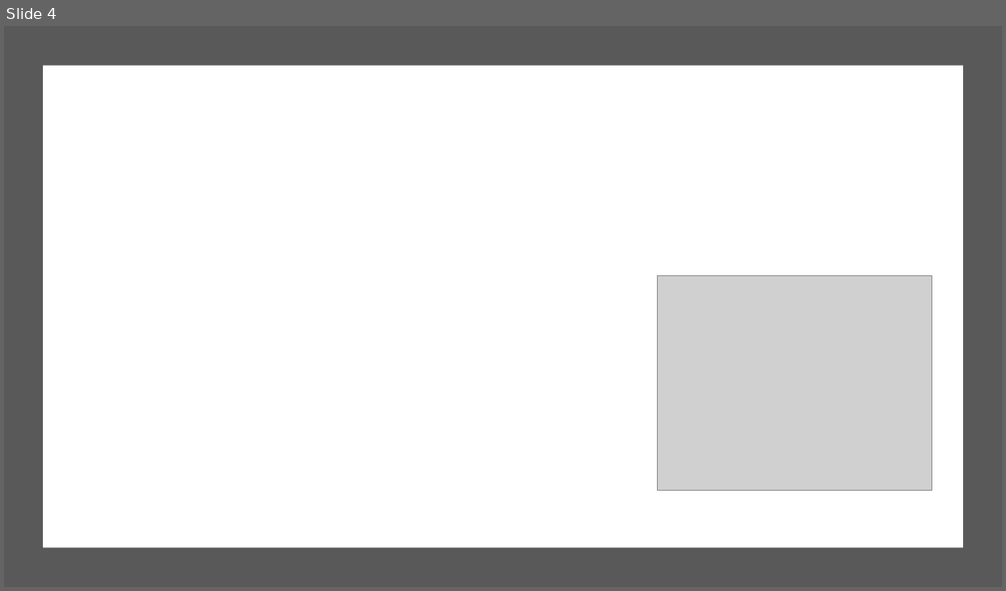
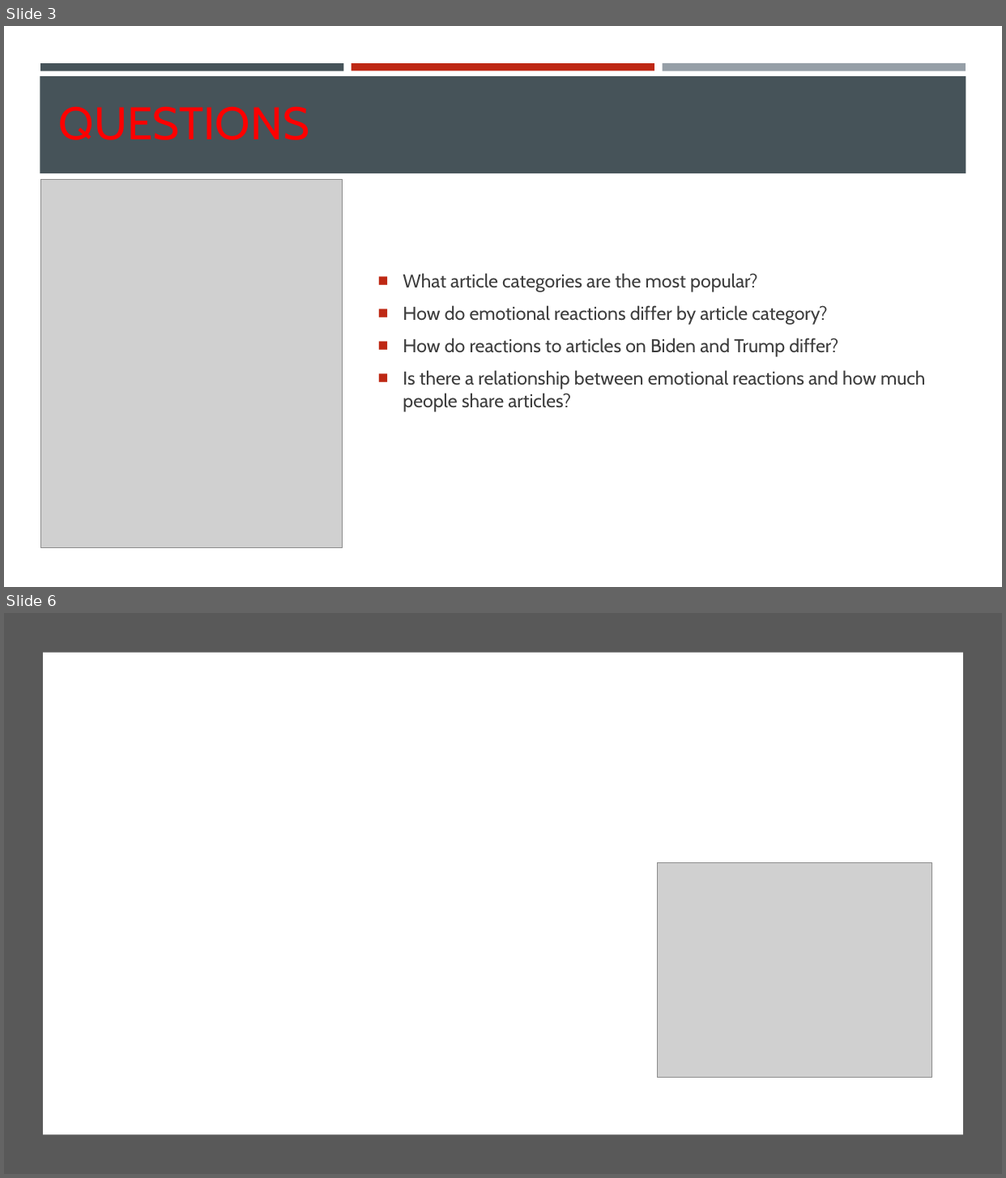
Before and after one commit to jakehtaylor/Classifying-Clickbait-Headlines, a slide deck: Group 9 - Facebook News Article Analysis.pptx. Shown one above the other, each under a label of ours: slide 4 before the commit, slides 3 and 6 after it; the slides between them are not shown. The pictures are 1006x591 and 1006x1178 pixels, drawn with LibreOffice and Linux fonts; fonts in the diff are those of the drawing; grey boxes stand for pictures; background and template pictures are left out. Boxes give left, top, right and bottom in pixels: in the first picture for what was removed or moved away, otherwise in the second. Text is boxed around its words. In the diff, an @@ line names an element or a change of style, - is before the commit and + after.

```diff
--- a/Group 9 - Facebook News Article Analysis.pptx
+++ b/Group 9 - Facebook News Article Analysis.pptx
@@ slide 3 added at box(4, 26, 1002, 587), background #FFFFFF @@
@@ rectangle added at box(40, 63, 344, 71), fill #465359 @@
@@ rectangle added at box(351, 63, 654, 71), fill #BE2814 @@
@@ rectangle added at box(662, 63, 965, 71), fill #969FA7 @@
@@ rectangle added at box(40, 76, 966, 173), fill #465359 @@
@@ title added at box(59, 106, 309, 140), 44 pt, text #FF0000 @@
+QUESTIONS
@@ picture added at box(40, 179, 343, 548) @@
@@ text added at box(403, 273, 925, 412), 18 pt, text #3D3D3D @@
+■ What article categories are the most popular?
+■ How do emotional reactions differ by article category?
+■ How do reactions to articles on Biden and Trump differ?
+■ Is there a relationship between emotional reactions and how much people share articles?
@@ what was slide 4 is now slide 6 @@
```
Also in this commit, not shown: 4 slides changed, 2 other slides added, 10 other files.
